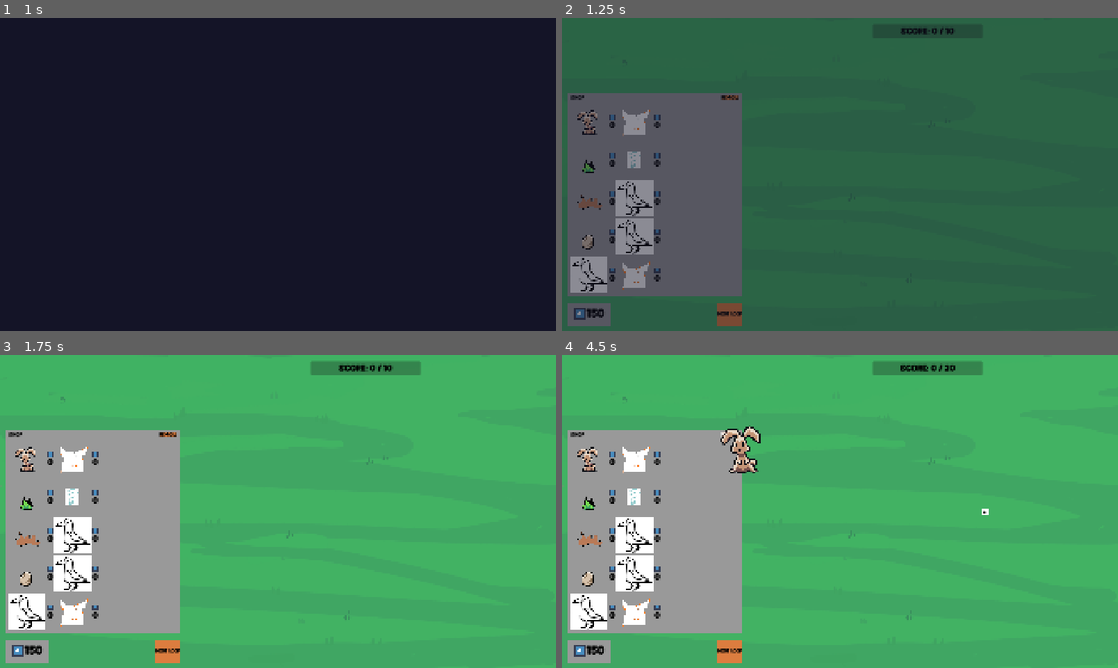
Above: before the commit, frames 1-4 (two rows, left to right).
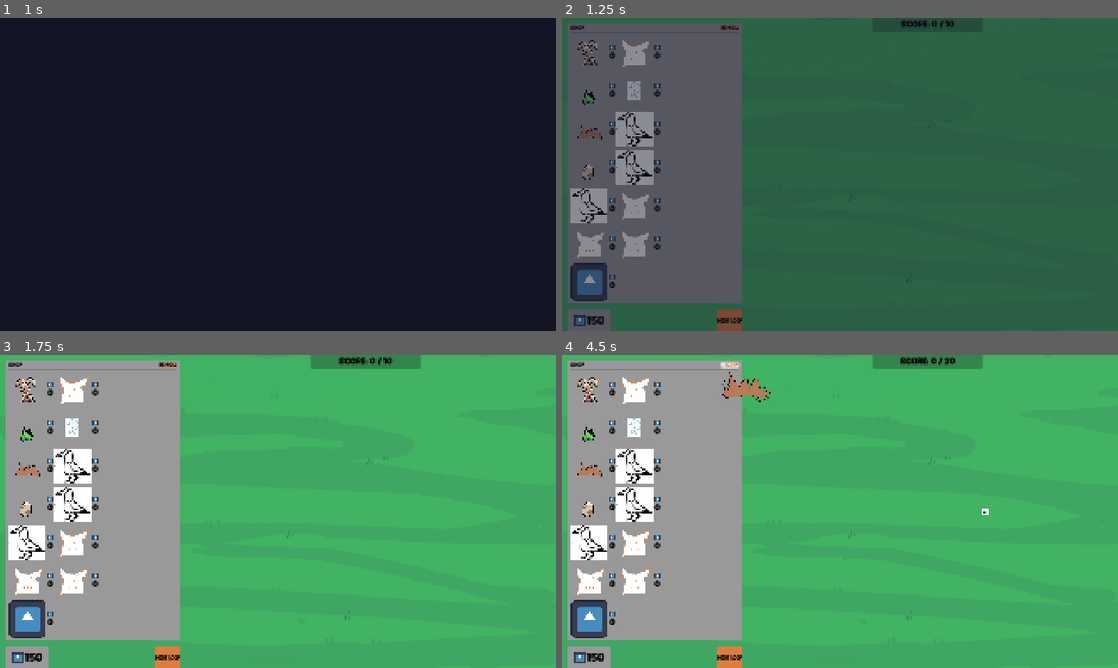
Above: after the commit, the same moments.

Repository: elliotfontaine/gmtk-2025-submission
Game: Godot game, scene res://scenes/main_menu.tscn
Same seed, same stepped clock (60 frames per second), same inputs: the game is played once before the commit and once after it. The engine's default icon, where the game draws it, is replaced by a stand-in: a white triangle on a blue panel in a dark square.
Inputs (mouse positions are in pixels of both pictures, inside the frame that each line leads up to):
- Up to frame 1 (1 s): click "play." at 0.5 s
- Up to frame 2 (1.25 s): no input
- Up to frame 3 (1.75 s): click "Next Loop" at 1.25 s
- Up to frame 4 (4.5 s): click "Next Loop" at 2 s; click "RE-ROLL" at 2.75 s; click (595, 458) at 3.52 s; click "RE-ROLL" at 4.25 s

Frame 1 is identical in both runs. In frame 2, 14% of the frame differs, in the area x 1-71%, y 0-100%; in frame 3, 15%; in frame 4, 16%, in the area x 1-76%, y 0-100%.

Commit message:
Enter the creatures (#28)
* ENTER MR WOLF. ENTER MR TIGER.

also relevant small code adjustments

* the bad ger

Diff:
--- a/constants.gd
+++ b/constants.gd
@@ -14,13 +14,13 @@
 	SONGBIRD,
 	CHICKEN,
 	LYNX,
+	WOLF,
+	TIGER,
+	BADGER,
 	#MOLE,
 	#SQUIRREL,
 	#ROOSTER,
 	#OWL,
-	#BADGER,
-	#WOLF,
-	#TIGER,
 	#BEAR,
 	#ORANGUTAN,
 	#BUTTERFLY,
--- /dev/null
+++ b/resources/species/badger.tres
@@ -0,0 +1,16 @@
+[gd_resource type="Resource" script_class="SpeciesResource" load_steps=3 format=3 uid="uid://biaj8l2hd8kum"]
+
+[ext_resource type="Script" uid="uid://mow41h46xu2s" path="res://resources/_base_classes/species_resource.gd" id="1_uc20y"]
+[ext_resource type="Texture2D" uid="uid://bps01wgl8tq26" path="res://assets/godot.svg" id="2_hwvkv"]
+
+[resource]
+script = ExtResource("1_uc20y")
+id = 13
+family = 1
+size = 2
+rarity = 0
+title = "Badger"
+texture = ExtResource("2_hwvkv")
+default_range = 0
+value = 0
+metadata/_custom_type_script = "uid://mow41h46xu2s"
--- /dev/null
+++ b/resources/species/tiger.tres
@@ -0,0 +1,16 @@
+[gd_resource type="Resource" script_class="SpeciesResource" load_steps=3 format=3 uid="uid://dpflfwfwrslxu"]
+
+[ext_resource type="Script" uid="uid://mow41h46xu2s" path="res://resources/_base_classes/species_resource.gd" id="1_yrhxm"]
+[ext_resource type="Texture2D" uid="uid://bjirqy057ntrq" path="res://assets/sprites/creatures/fox.png" id="2_d6lwn"]
+
+[resource]
+script = ExtResource("1_yrhxm")
+id = 12
+family = 1
+size = 3
+rarity = 0
+title = "Tiger"
+texture = ExtResource("2_d6lwn")
+default_range = 2
+value = 0
+metadata/_custom_type_script = "uid://mow41h46xu2s"
--- /dev/null
+++ b/resources/species/wolf.tres
@@ -0,0 +1,16 @@
+[gd_resource type="Resource" script_class="SpeciesResource" load_steps=3 format=3 uid="uid://diwl6ogeir0ua"]
+
+[ext_resource type="Script" uid="uid://mow41h46xu2s" path="res://resources/_base_classes/species_resource.gd" id="1_h36fp"]
+[ext_resource type="Texture2D" uid="uid://bjirqy057ntrq" path="res://assets/sprites/creatures/fox.png" id="2_ajddr"]
+
+[resource]
+script = ExtResource("1_h36fp")
+id = 11
+family = 1
+size = 2
+rarity = 0
+title = "Wolf"
+texture = ExtResource("2_ajddr")
+default_range = 1
+value = 0
+metadata/_custom_type_script = "uid://mow41h46xu2s"
--- a/scenes/world.gd
+++ b/scenes/world.gd
@@ -14,7 +14,7 @@
 @onready var sfx_player: AudioStreamPlayer2D = $SFX_Player
 
 ##placeholder system: length of wait times
-var game_speed: float = 1.0
+var game_speed: float = 0.8
 
 var creatures: Array[Creature]
 
@@ -92,27 +92,27 @@
 
 	await do_on_loop_end_actions()
 
-#region creature actions
+#region creature action matchers
 
 func do_action(creature:Creature) -> void:
 	match creature.species.id:
-		##bunbun eats a plant then duplicates, if no plant, suicides
-		Constants.SPECIES.BUNNY:
-			if await eat_something_in_range(creature, creature.current_range, [Constants.FAMILIES.PLANT], [Constants.SIZES.SMALL]):
-				score_current += 5
-				await get_tree().create_timer(game_speed).timeout
-				await update_creature_positions()
-				await get_tree().create_timer(game_speed).timeout
-				await duplicate_creature(creature)
-			else:
-				await suicide(creature)
-				await get_tree().create_timer(game_speed).timeout
-				await update_creature_positions()
 		##if grass has no plant neighbours, it duplicates
 		Constants.SPECIES.GRASS:
 			if not check_neighbours_types(creature, creature.current_range, [Constants.FAMILIES.PLANT]):
 				await duplicate_creature(creature)
 				score_current += 2
+		##bunbun eats a plant then duplicates, if no plant, suicides
+		Constants.SPECIES.BUNNY:
+			if await eat_something_in_range(creature, creature.current_range, [Constants.FAMILIES.PLANT], [Constants.SIZES.SMALL]):
+				score_current += 5
+				await get_tree().create_timer(game_speed).timeout
+				await update_creature_positions()
+				await get_tree().create_timer(game_speed).timeout
+				await duplicate_creature(creature)
+			else:
+				await suicide(creature)
+				await get_tree().create_timer(game_speed).timeout
+				await update_creature_positions()
 		##fox eats a neighbouring small animal :) yum
 		Constants.SPECIES.FOX:
 			if await eat_something_in_range(creature, creature.current_range, [Constants.FAMILIES.ANIMAL], [Constants.SIZES.SMALL]):
@@ -146,6 +146,21 @@
 					score_current += 9
 					await get_tree().create_timer(game_speed).timeout
 					await update_creature_positions()
+		##wolf is the basic medium generator, but may also be all-ined on to maximum its "pack" flavor bonus
+		Constants.SPECIES.WOLF:
+			if await eat_something_in_range(creature, creature.current_range, [Constants.FAMILIES.ANIMAL], [Constants.SIZES.SMALL]):
+				score_current += 3 + 3 * count_how_many_in_loop(Constants.SPECIES.WOLF)
+				await get_tree().create_timer(game_speed).timeout
+				await update_creature_positions()
+				await get_tree().create_timer(game_speed).timeout
+				if not check_neighbours_species(creature, creature.current_range, [Constants.SPECIES.WOLF]):
+					await duplicate_creature(creature)
+		##tiger is the basic large predator - eats a medium dude in 2 range
+		Constants.SPECIES.TIGER:
+			if await eat_something_in_range(creature, creature.current_range, [Constants.FAMILIES.ANIMAL], [Constants.SIZES.MEDIUM]):
+				score_current += 20
+				await get_tree().create_timer(game_speed).timeout
+				await update_creature_positions()
 
 	await get_tree().create_timer(game_speed).timeout
 	return
@@ -177,7 +192,6 @@
 				Constants.SPECIES.EGG:
 					score_current += 5
 
-
 	remove(to_be_eaten)
 	await get_tree().create_timer(game_speed / 2).timeout
 
@@ -191,6 +205,13 @@
 				score_current += 3
 				await get_tree().create_timer(game_speed / 2).timeout
 
+##whenever a creature duplicates, trigger _on_duplicate effects
+func do_on_duplicate_actions(duplicator:Creature) -> void:
+	for creature in creatures:
+		match creature.species.id:
+			##Badger scores on duplicate
+			Constants.SPECIES.BADGER:
+				score_current += 2
 
 ##called on loop end for end of loop effects
 func do_on_loop_end_actions() -> void:
@@ -202,6 +223,9 @@
 				await update_creature_positions()
 				await get_tree().create_timer(game_speed).timeout
 
+#endregion
+
+#region creature actions
 
 ##"who" attemps to eat a neighbour of the specified type in range
 func eat_something_in_range(who: Creature, range: int, species_diet: Array[Constants.FAMILIES], size_diet: Array[Constants.SIZES]) -> bool:
@@ -210,6 +234,7 @@
 	for neighbour: Creature in neighbours:
 		if check_if_fits_diet(neighbour,species_diet,size_diet):
 			target = neighbour
+			break
 	if not target:
 		return false
 	else:
@@ -279,6 +304,7 @@
 ##creates a new creature with the same species as the specified creature at its position - eg. it will place it before.
 func duplicate_creature(who: Creature) -> void:
 	await add_creature(1, who.species.id, creatures.find(who))
+	await do_on_duplicate_actions(who)
 	iterator += 1
 	return
 
@@ -320,8 +346,9 @@
 	else:
 		var offsets := []
 		for i in range:
+			##start with negatives so that the neighbours start with the closest creature BEHIND, and then goes up by proximity, (eg. [-1, 1, -2, 2, ...])
+			offsets.append(-(i + 1))
 			offsets.append(i + 1)
-			offsets.append(-(i + 1))
 		print(offsets)
 		for offset in offsets:
 			#print(offset)
@@ -354,6 +381,13 @@
 			return distance
 	return 999
 
+func count_how_many_in_loop(what:Constants.SPECIES) -> int:
+	var count :int = 0
+	for creature in creatures:
+		if creature.species.id == what:
+			count += 1
+	return count
+
 #endregion
 
 #region score manager
